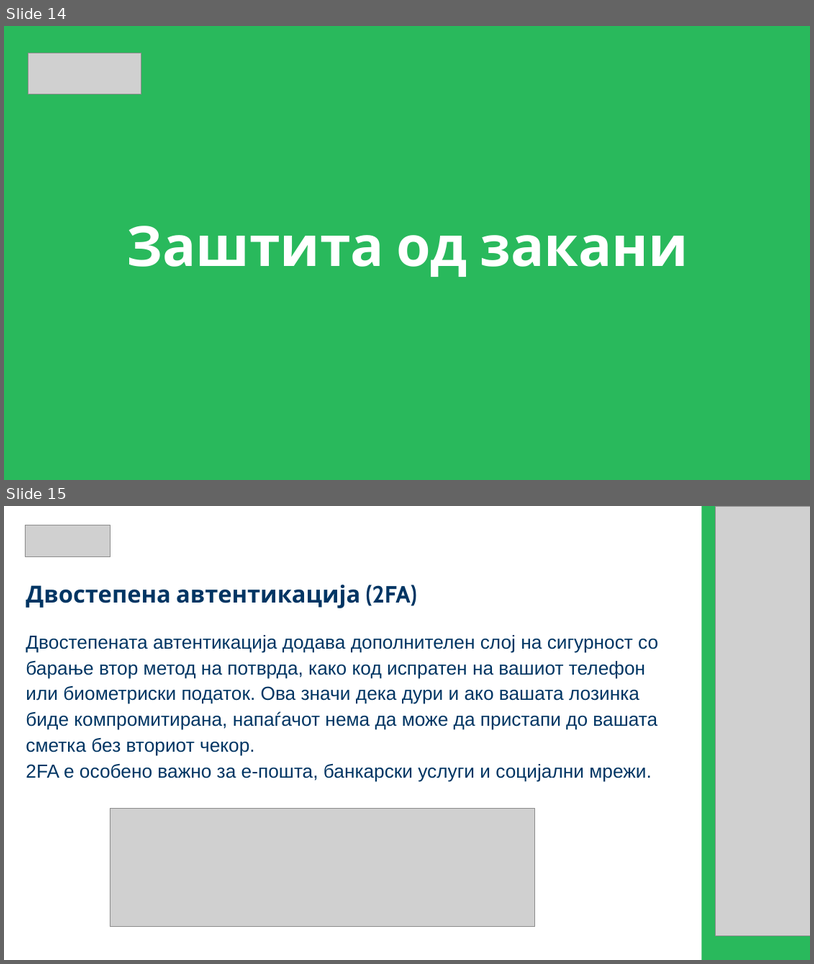
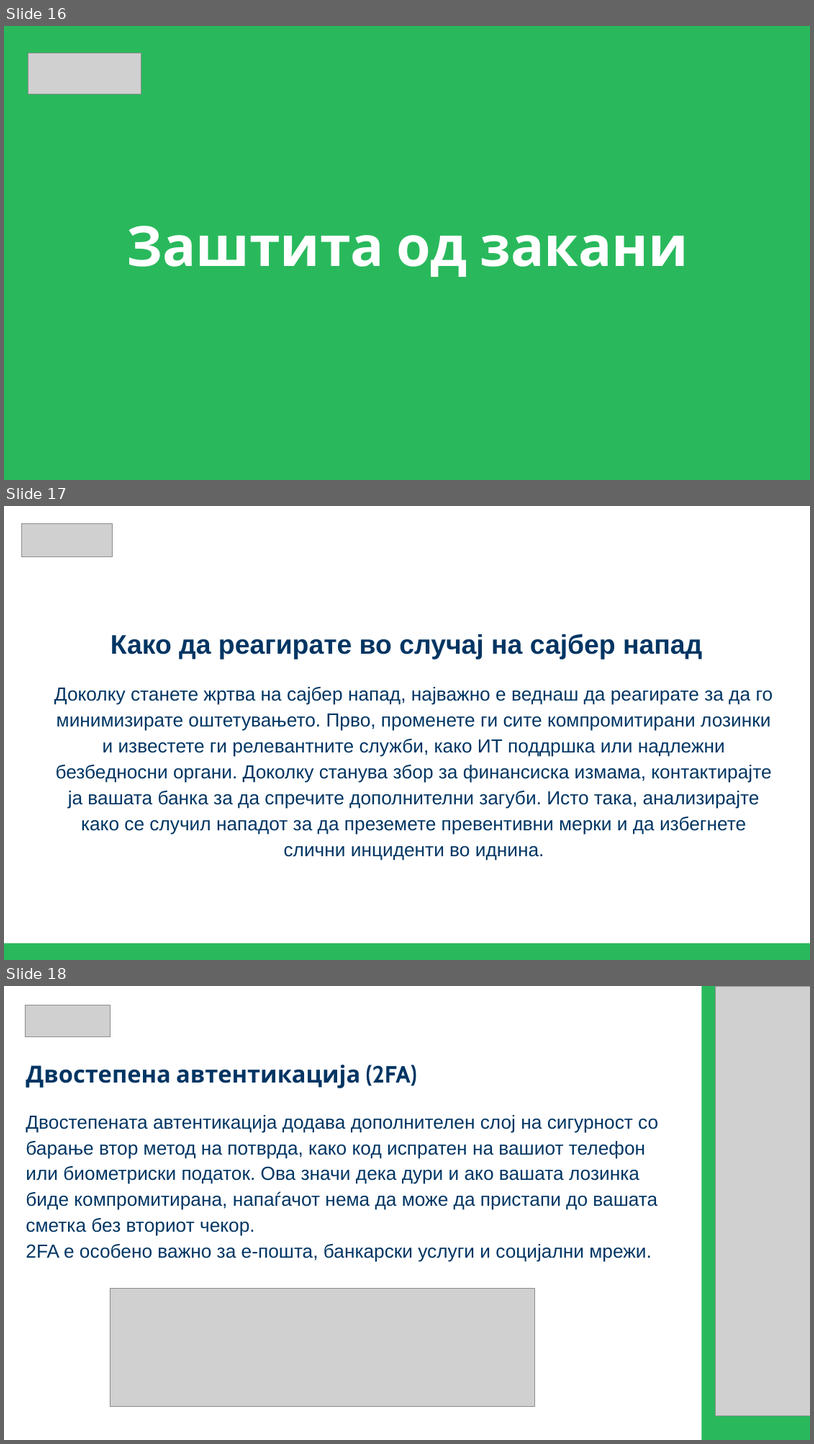
Before and after one commit to Berat02xz/FINKI-Academic-Journey, a slide deck: TP - Team Project/MKSafeNet Presentations/MKSafeNet_YoungAdultsPresentation.pptx. Shown one above the other, each under a label of ours: slides 14 and 15 before the commit, slides 16, 17 and 18 after it. The pictures are 814x964 and 814x1444 pixels, drawn with LibreOffice and Linux fonts; fonts in the diff are those of the drawing; grey boxes stand for pictures. Boxes give left, top, right and bottom in pixels: in the first picture for what was removed or moved away, otherwise in the second. Text is boxed around its words. In the diff, an @@ line names an element or a change of style, - is before the commit and + after.

```diff
--- a/TP - Team Project/MKSafeNet Presentations/MKSafeNet_YoungAdultsPresentation.pptx
+++ b/TP - Team Project/MKSafeNet Presentations/MKSafeNet_YoungAdultsPresentation.pptx
@@ slide 17 added at <box>4,506,810,960</box>, background #FFFFFF @@
@@ picture added at <box>21,524,112,557</box> @@
@@ text added at <box>111,633,702,659</box>, 32 pt, text #003563, bold @@
+Како да реагирате во случај на сајбер напад
@@ text added at <box>54,687,774,860</box>, 22.5 pt, text #003563 @@
+Доколку станете жртва на сајбер напад, најважно е веднаш да реагирате за да го минимизирате оштетувањето. Прво, променете ги сите компромитирани лозинки и известете ги релевантните служби, како ИТ поддршка или надлежни безбедносни органи. Доколку станува збор за финансиска измама, контактирајте ја вашата банка за да спречите дополнителни загуби. Исто така, анализирајте како се случил нападот за да преземете превентивни мерки и да избегнете слични инциденти во иднина.
@@ rectangle added at <box>4,943,810,960</box>, fill #29B95C @@
@@ what was slide 14 is now slide 16 @@
@@ what was slide 15 is now slide 18 @@
```
Also in this commit, not shown: 10 slides changed, 7 other slides added, 2 other files.
